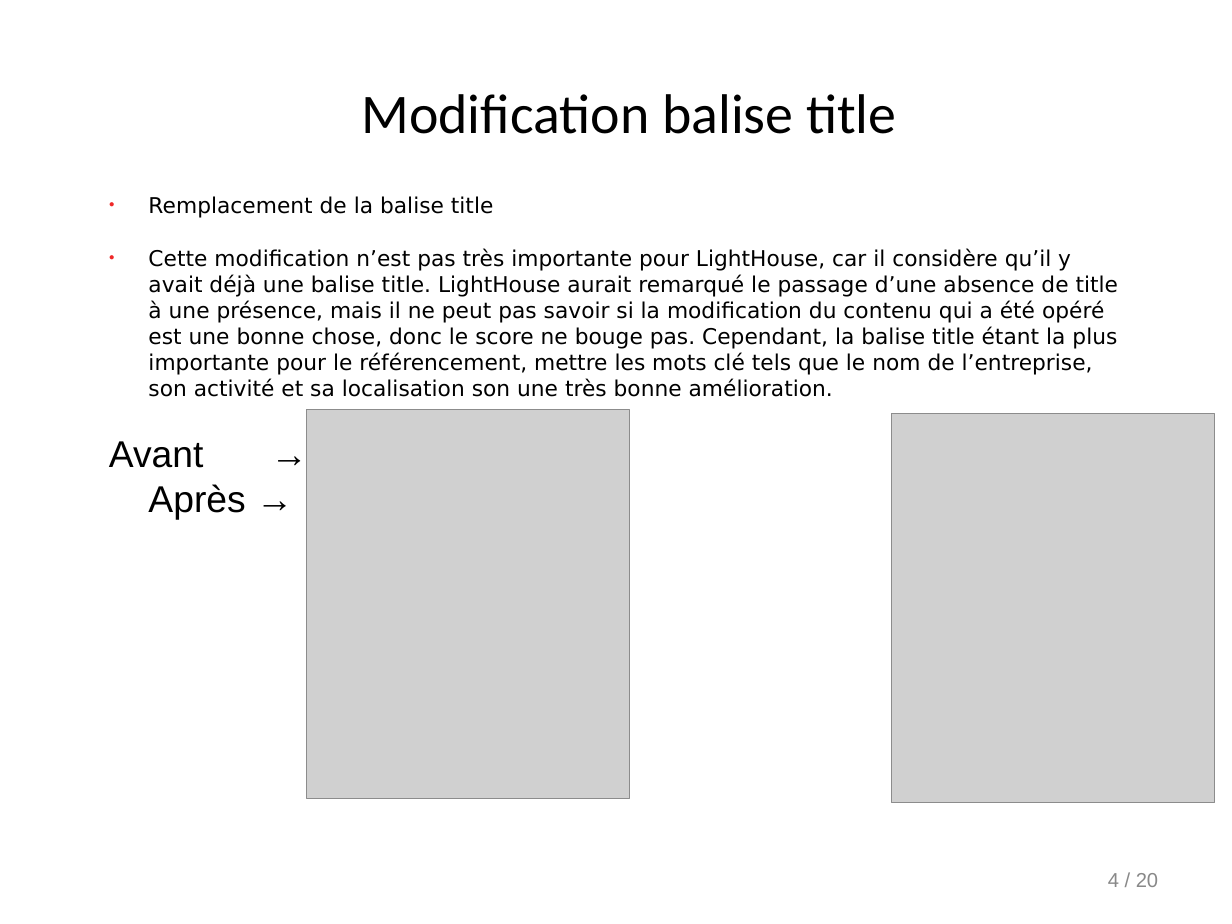
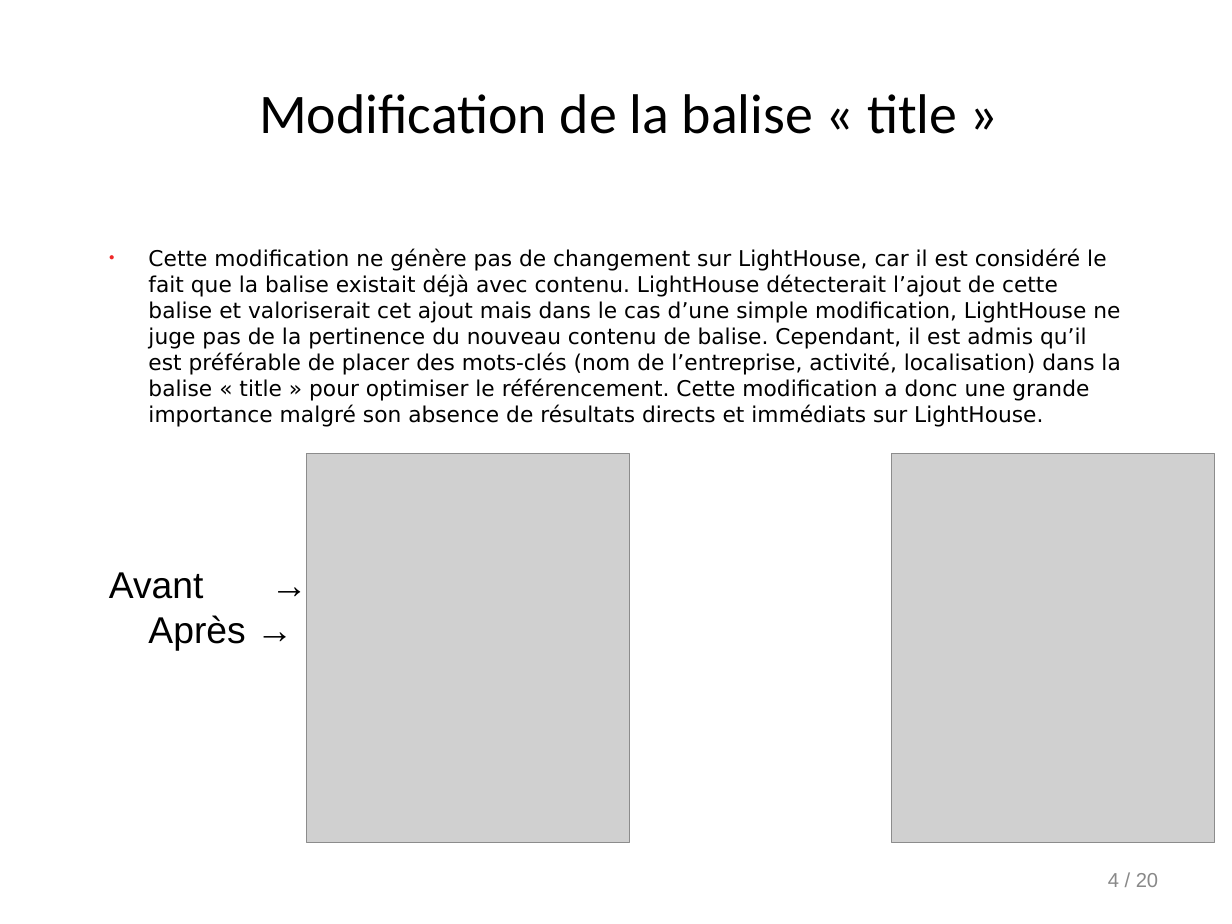
Before and after one commit to Doppler123/OPC_P4_La_Panthere, a slide deck: slide 4 of audit/Rapport.odp. Drawn at 1232x924 pixels with LibreOffice and Linux fonts; fonts in the diff are those of the drawing; grey boxes stand for pictures. Boxes give left, top, right and bottom in pixels: in the first picture for what was removed or moved away, otherwise in the second. Text is boxed around its words. In the diff, an @@ line names an element or a change of style, - is before the commit and + after.

```diff
--- a/audit/Rapport.odp
+++ b/audit/Rapport.odp
@@ title at (259,94,957,134): text changed @@
-Modification balise title
+Modification de la balise « title »
@@ text at (148,248,1120,427): text changed @@
-● Remplacement de la balise title
-● Cette modification n’est pas très importante pour LightHouse, car il considère qu’il y avait déjà une balise title. LightHouse aurait remarqué le passage d’une absence de title à une présence, mais il ne peut pas savoir si la modification du contenu qui a été opéré est une bonne chose, donc le score ne bouge pas. Cependant, la balise title étant la plus importante pour le référencement, mettre les mots clé tels que le nom de l’entreprise, son activité et sa localisation son une très bonne amélioration.
+● Cette modification ne génère pas de changement sur LightHouse, car il est considéré le fait que la balise existait déjà avec contenu. LightHouse détecterait l’ajout de cette balise et valoriserait cet ajout mais dans le cas d’une simple modification, LightHouse ne juge pas de la pertinence du nouveau contenu de balise. Cependant, il est admis qu’il est préférable de placer des mots-clés (nom de l’entreprise, activité, localisation) dans la balise « title » pour optimiser le référencement. Cette modification a donc une grande importance malgré son absence de résultats directs et immédiats sur LightHouse.
@@ picture: place and size @@
-picture at (306,409,629,798)
+picture at (306,454,629,843)
@@ picture: place and size @@
-picture at (892,414,1215,803)
+picture at (892,454,1215,843)
```
Also in this commit, not shown: 15 other slides changed, 2 other files.
